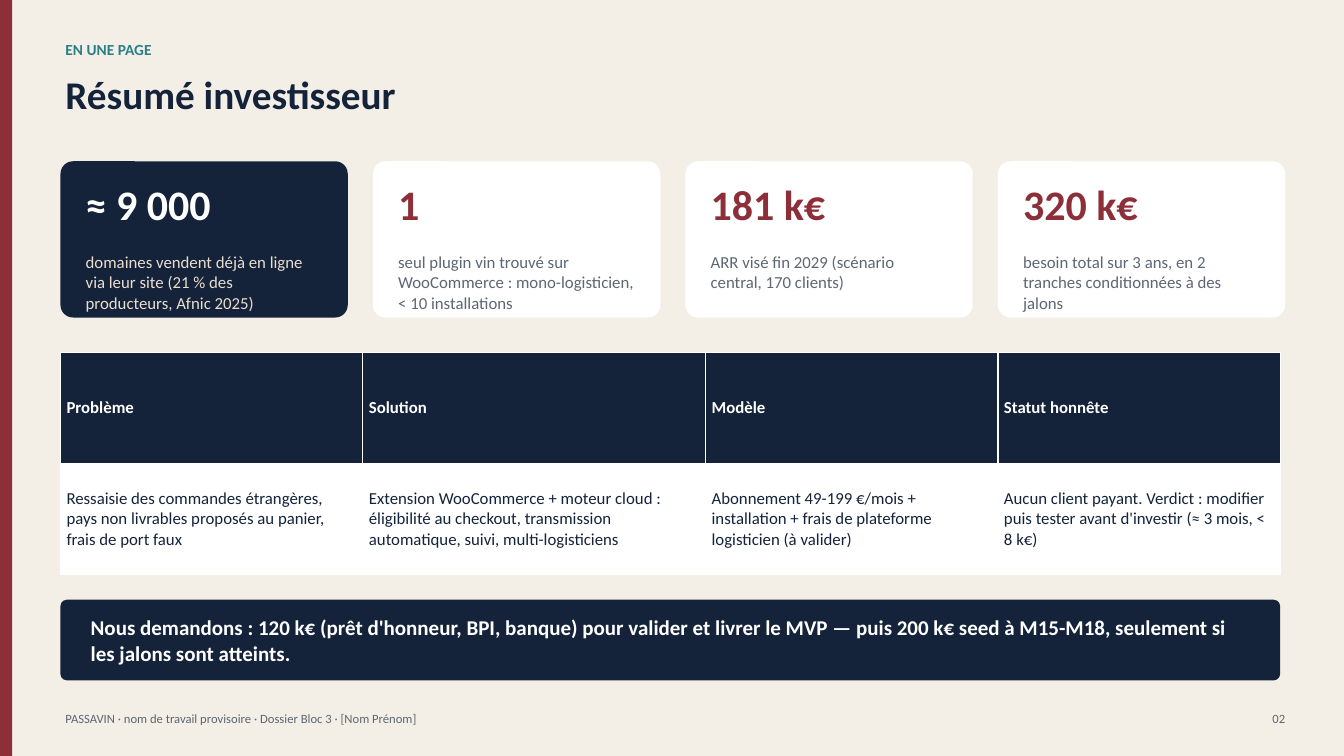
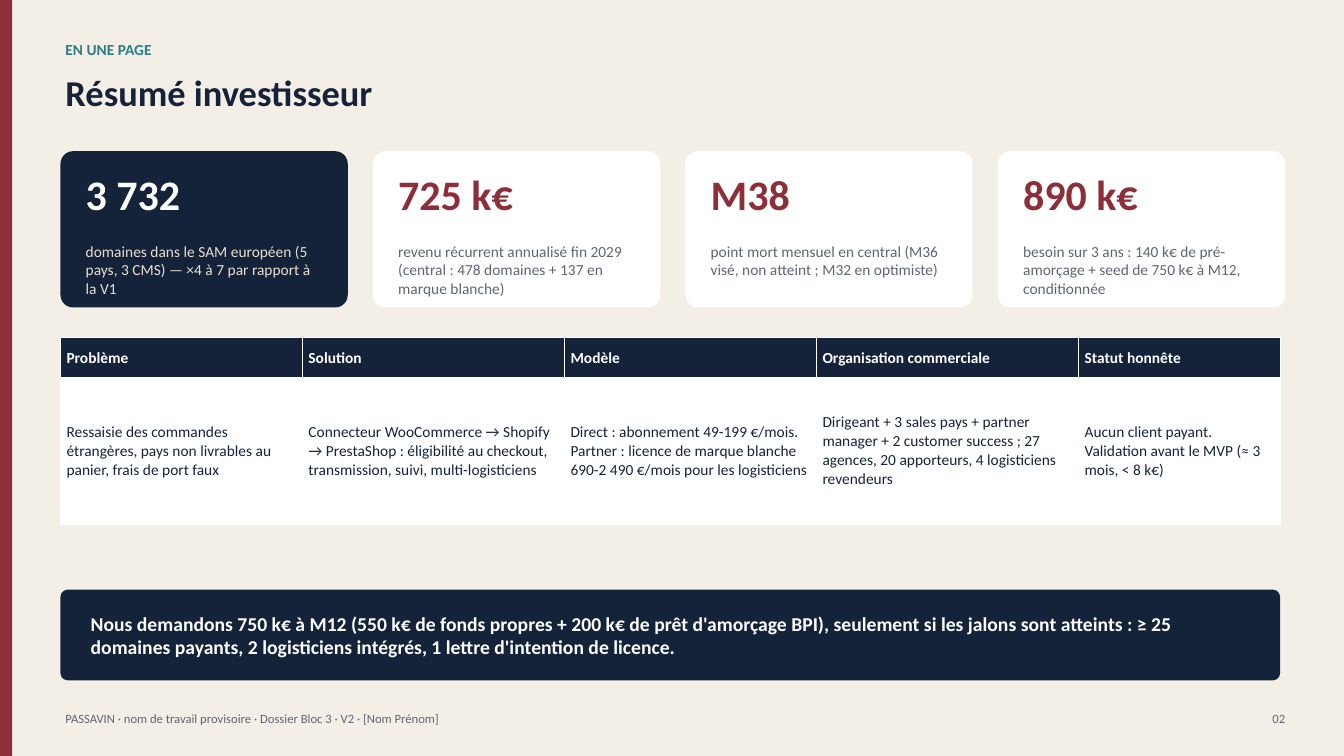
Before and after one commit to planetauragbf-ai/Emma, a slide deck: slide 2 of winetech/livrables/Passavin_Dossier_Investisseur.pptx. Drawn at 1344x756 pixels with LibreOffice and Linux fonts; fonts in the diff are those of the drawing. Boxes give left, top, right and bottom in pixels: in the first picture for what was removed or moved away, otherwise in the second. Text is boxed around its words. In the diff, an @@ line names an element or a change of style, - is before the commit and + after.

```diff
--- a/winetech/livrables/Passavin_Dossier_Investisseur.pptx
+++ b/winetech/livrables/Passavin_Dossier_Investisseur.pptx
@@ text "Résumé investisseur" at box(65, 80, 372, 107): size 28 to 26 pt @@
@@ 4 rounded rectangles: place and size @@
-4 rounded rectangles at box(60, 161, 1286, 318)
+4 rounded rectangles at box(60, 151, 1286, 308)
@@ text at box(86, 182, 180, 211): text changed @@
-≈ 9 000
+3 732
@@ text at box(398, 180, 512, 211): text changed @@
-1
+725 k€
@@ text at box(711, 181, 790, 211): text changed @@
-181 k€
+M38
@@ text at box(1023, 180, 1137, 211): text changed @@
-320 k€
+890 k€
@@ text at box(86, 246, 310, 294): text changed; size 12 to 11 pt @@
-domaines vendent déjà en ligne via leur site (21 % des producteurs, Afnic 2025)
+domaines dans le SAM européen (5 pays, 3 CMS) — ×4 à 7 par rapport à la V1
@@ text at box(398, 246, 622, 297): text changed; size 12 to 11 pt @@
-seul plugin vin trouvé sur WooCommerce : mono-logisticien, < 10 installations
+revenu récurrent annualisé fin 2029 (central : 478 domaines + 137 en marque blanche)
@@ text at box(711, 246, 938, 278): text changed; size 12 to 11 pt @@
-ARR visé fin 2029 (scénario central, 170 clients)
+point mort mensuel en central (M36 visé, non atteint ; M32 en optimiste)
@@ text at box(1023, 246, 1241, 294): text changed; size 12 to 11 pt @@
-besoin total sur 3 ans, en 2 tranches conditionnées à des jalons
+besoin sur 3 ans : 140 k€ de pré-amorçage + seed de 750 k€ à M12, conditionnée
@@ table at box(60, 338, 1280, 524) @@
-column 1: Problème | Ressaisie des commandes étrangères, pays non livrables proposés au panier, frais de port faux
-column 2: Solution | Extension WooCommerce + moteur cloud : éligibilité au checkout, transmission automatique, suivi, multi-logisticiens
-column 3: Modèle | Abonnement 49-199 €/mois + installation + frais de plateforme logisticien (à valider)
-column 4: Statut honnête | Aucun client payant. Verdict : modifier puis tester avant d'investir (≈ 3 mois, < 8 k€)
+column 1: Problème | Ressaisie des commandes étrangères, pays non livrables au panier, frais de port faux
+column 2: Solution | Connecteur WooCommerce → Shopify → PrestaShop : éligibilité au checkout, transmission, suivi, multi-logisticiens
+column 3: Modèle | Direct : abonnement 49-199 €/mois. Partner : licence de marque blanche 690-2 490 €/mois pour les logisticiens
+column 4: Organisation commerciale | Dirigeant + 3 sales pays + partner manager + 2 customer success ; 27 agences, 20 apporteurs, 4 logisticiens revendeurs
+column 5: Statut honnête | Aucun client payant. Validation avant le MVP (≈ 3 mois, < 8 k€)
@@ table: place and size @@
-table at box(60, 353, 1280, 575)
+table at box(60, 338, 1280, 524)
@@ rounded rectangle: place and size @@
-rounded rectangle at box(60, 600, 1280, 681)
+rounded rectangle at box(60, 590, 1280, 681)
@@ text at box(91, 616, 1171, 658): text changed; size 15 to 14 pt @@
-Nous demandons : 120 k€ (prêt d'honneur, BPI, banque) pour valider et livrer le MVP — puis 200 k€ seed à M15-M18, seulement si les jalons sont atteints.
+Nous demandons 750 k€ à M12 (550 k€ de fonds propres + 200 k€ de prêt d'amorçage BPI), seulement si les jalons sont atteints : ≥ 25 domaines payants, 2 logisticiens intégrés, 1 lettre d'intention de licence.
@@ text at box(65, 714, 439, 725): text changed @@
-PASSAVIN · nom de travail provisoire · Dossier Bloc 3 · [Nom Prénom]
+PASSAVIN · nom de travail provisoire · Dossier Bloc 3 · V2 · [Nom Prénom]
```
Also in this commit, not shown: 6 other slides changed, 23 slides added, 23 slides removed, 27 other files.
